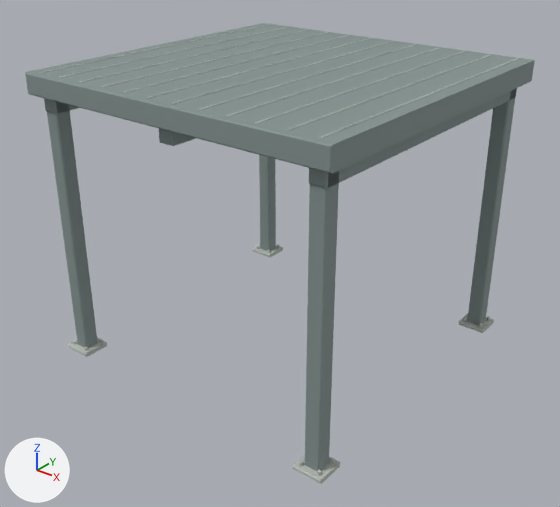
Before and after pictures for a commit that changed the FBX model Assets/Resources/CombatWarehouse/Platform.fbx.
Rendered twice from a 50 mm camera at (3.98, -5.08, 1.4) aimed at (0.05, -0.17, -1.64). The lights are fixed; the arrows at lower left show +X, +Y and +Z. The older version comes first. Objects named as collision shapes, trigger or cutter boxes, shadow casters or lower levels of detail are left out. Where no turn or scale is listed for an object, it has been applied to the vertices.

Objects in the first picture: 'Bolts__WornSteel', 'DeckBearers__Steel', 'DeckSeams__WornSteel', 'Deck__Steel', 'Posts__Steel', 'Shoes__WornSteel'.
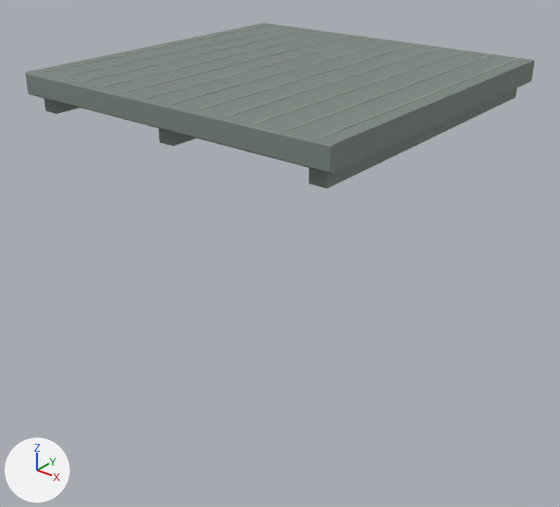
Edits to the bpy script that builds the scene:
```text
Remove ob_posts__steel:
    ob_posts__steel = bpy.data.objects.new('Posts__Steel', me_platform_posts__steel)
    ob_posts__steel.location = (0.0, 0.0, 0.0)
Remove ob_shoes__wornsteel:
    ob_shoes__wornsteel = bpy.data.objects.new('Shoes__WornSteel', me_platform_shoes__wornsteel)
    ob_shoes__wornsteel.location = (0.0, 0.0, 0.0)
Remove ob_bolts__wornsteel:
    ob_bolts__wornsteel = bpy.data.objects.new('Bolts__WornSteel', me_platform_bolts__wornsteel)
    ob_bolts__wornsteel.location = (0.0, 0.0, 0.0)
```

Changed parts and their boxes (x1, y1, x2, y2) in the pictures (560 x 507 px):
'Posts__Steel', deleted: before (47, 88, 517, 471)
'Shoes__WornSteel', deleted: before (69, 245, 494, 484)
'Bolts__WornSteel', deleted: before (73, 245, 490, 476)
